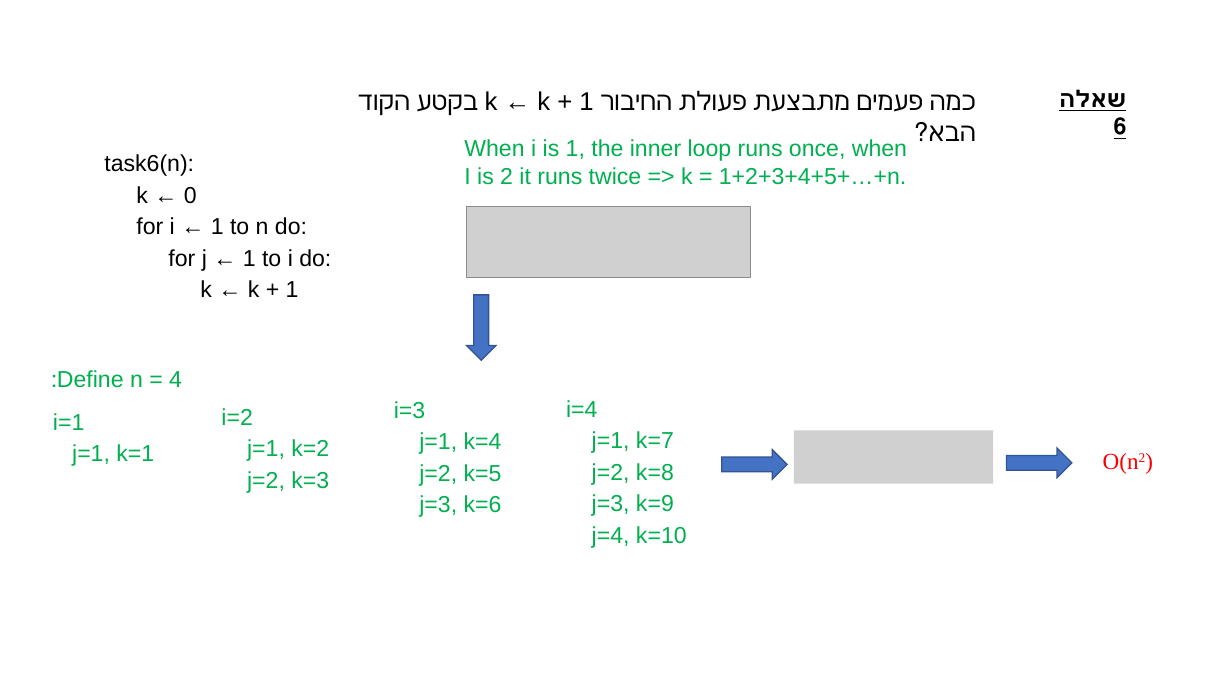
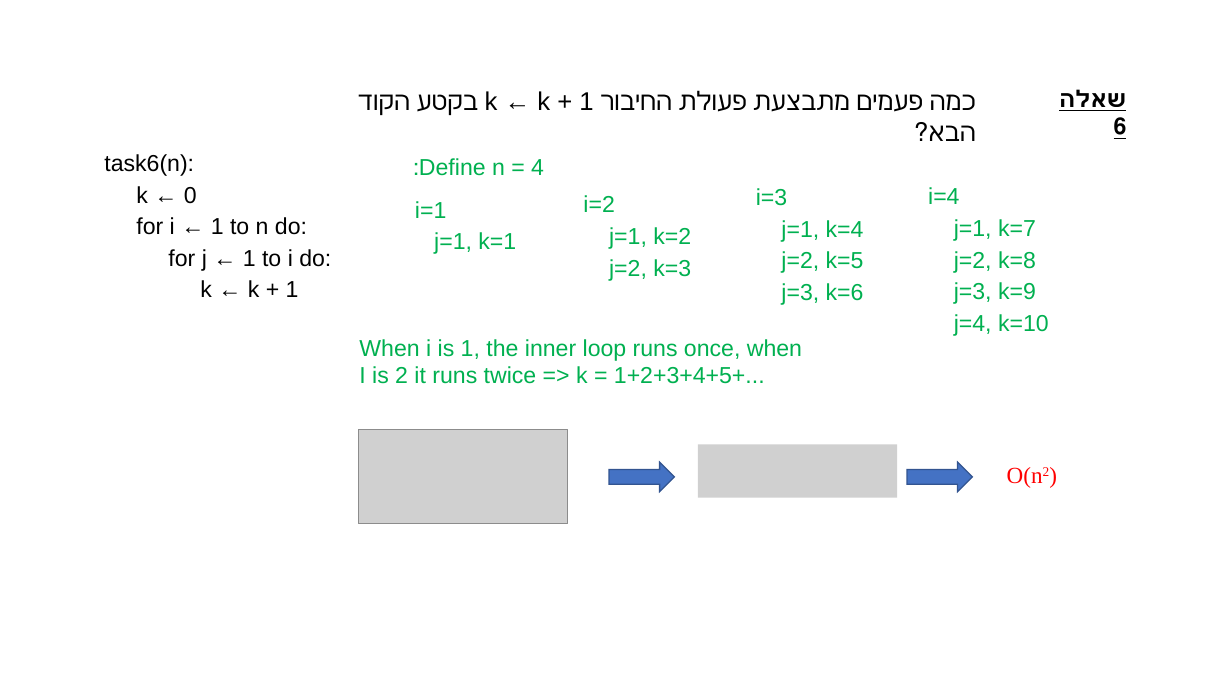
Before and after one commit to GenadyKogan/Data-Structures, a slide deck: slide 12 of t-01-algorithms-and-running-time/תרגול 1.pptx. Drawn at 1232x693 pixels with LibreOffice and Linux fonts; fonts in the diff are those of the drawing; grey boxes stand for pictures; background and template pictures are left out. Boxes give left, top, right and bottom in pixels: in the first picture for what was removed or moved away, otherwise in the second. Text is boxed around its words. In the diff, an @@ line names an element or a change of style, - is before the commit and + after.

```diff
--- a/t-01-algorithms-and-running-time/תרגול 1.pptx
+++ b/t-01-algorithms-and-running-time/תרגול 1.pptx
@@ text "Define n = 4:": place and size @@
-text "Define n = 4:" at (57, 370, 182, 388)
+text "Define n = 4:" at (419, 158, 544, 176)
@@ 3 texts: place and size @@
-3 texts at (53, 400, 687, 548)
+3 texts at (415, 187, 1049, 336)
@@ picture removed at (467, 207, 750, 277) @@
@@ text "i=2": place and size @@
-text "i=2" at (221, 408, 329, 493)
+text "i=2" at (583, 195, 691, 281)
@@ right arrow removed at (466, 295, 496, 361) @@
@@ text at (359, 339, 802, 384): text changed @@
-When i is 1, the inner loop runs once, when I is 2 it runs twice => k = 1+2+3+4+5+…+n.
+When i is 1, the inner loop runs once, when I is 2 it runs twice => k = 1+2+3+4+5+...
@@ picture added at (359, 430, 568, 524) @@
@@ picture: place and size @@
-picture at (794, 431, 994, 484)
+picture at (698, 445, 897, 498)
@@ right arrow: place and size @@
-right arrow at (722, 450, 787, 480)
+right arrow at (609, 462, 675, 492)
@@ right arrow: place and size @@
-right arrow at (1006, 448, 1072, 478)
+right arrow at (908, 462, 973, 492)
@@ text "O(n2)": place and size @@
-text "O(n2)" at (1103, 453, 1139, 474)
+text "O(n2)" at (1007, 467, 1043, 488)
```
Also in this commit, not shown: 4 other slides changed.
